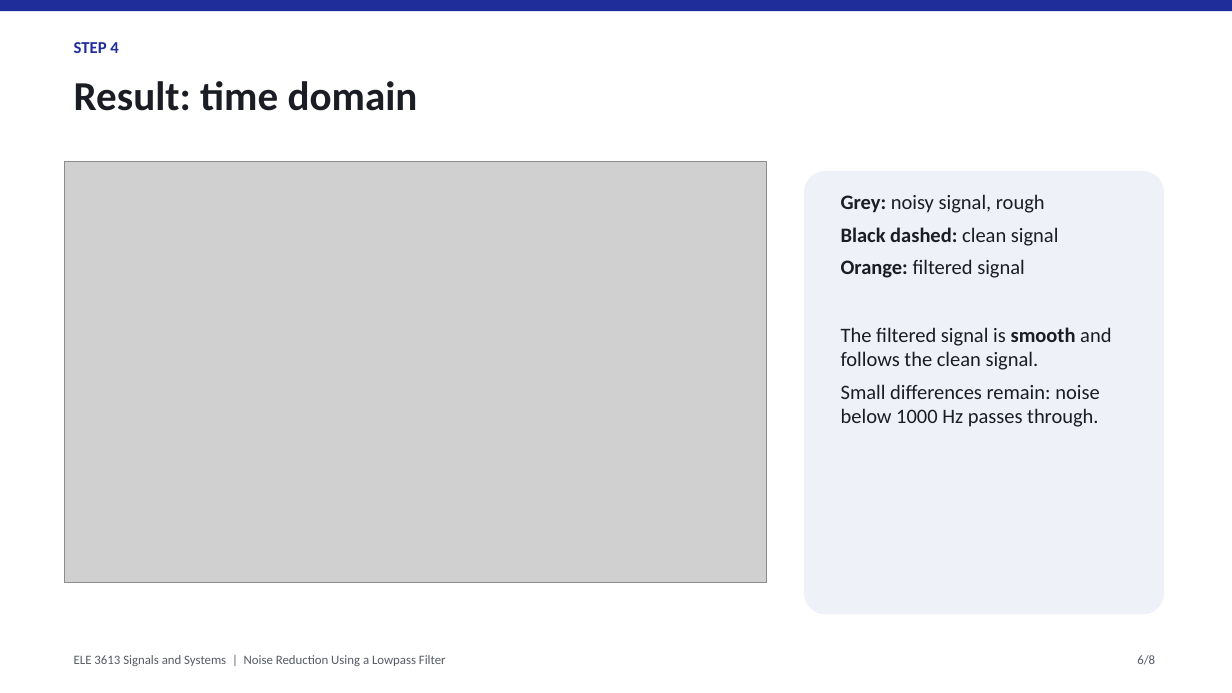
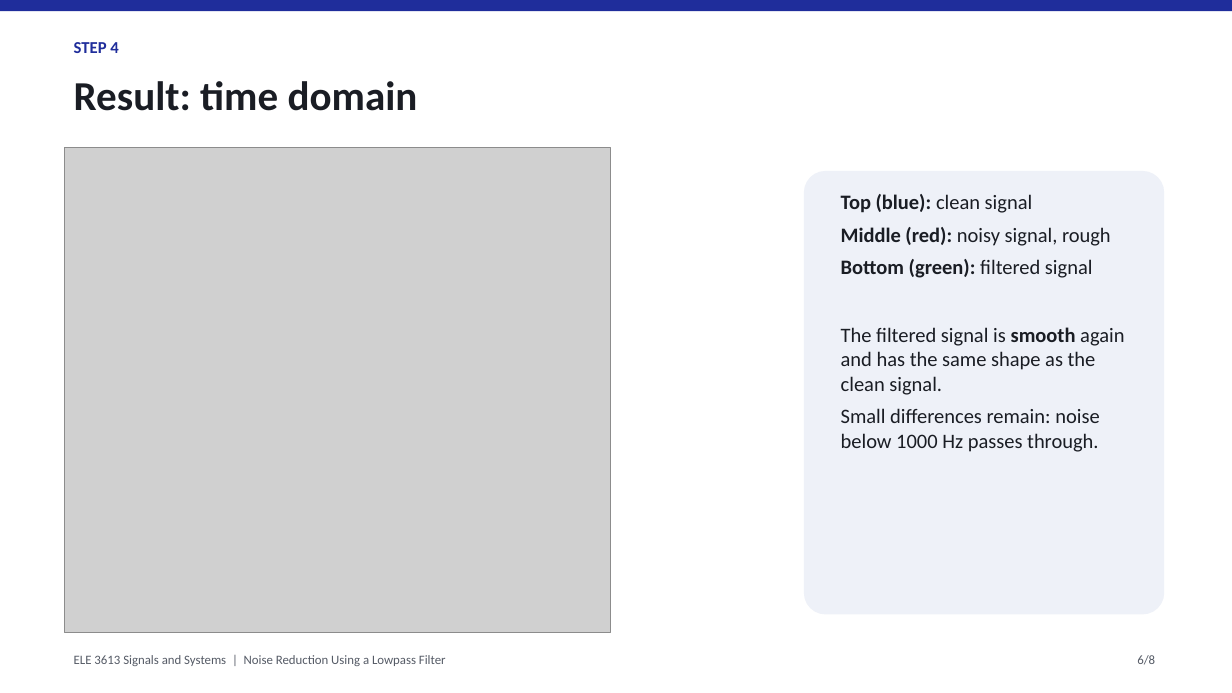
Before and after one commit to sshammaalman-art/Signal-project, a slide deck: slide 6 of LowpassNoiseReduction_Presentation.pptx. Drawn at 1232x693 pixels with LibreOffice and Linux fonts; fonts in the diff are those of the drawing; grey boxes stand for pictures. Boxes give left, top, right and bottom in pixels: in the first picture for what was removed or moved away, otherwise in the second. Text is boxed around its words. In the diff, an @@ line names an element or a change of style, - is before the commit and + after.

```diff
--- a/LowpassNoiseReduction_Presentation.pptx
+++ b/LowpassNoiseReduction_Presentation.pptx
@@ picture resized from (x1=65, y1=162, x2=767, y2=583) to (x1=65, y1=148, x2=611, y2=633) @@
@@ text at (x1=841, y1=194, x2=1124, y2=395): text changed @@
-Grey: noisy signal, rough
-Black dashed: clean signal
-Orange: filtered signal
-The filtered signal is smooth and follows the clean signal.
+Top (blue): clean signal
+Middle (red): noisy signal, rough
+Bottom (green): filtered signal
+The filtered signal is smooth again and has the same shape as the clean signal.
```
Also in this commit, not shown: 1 other slide changed, 4 other files.
